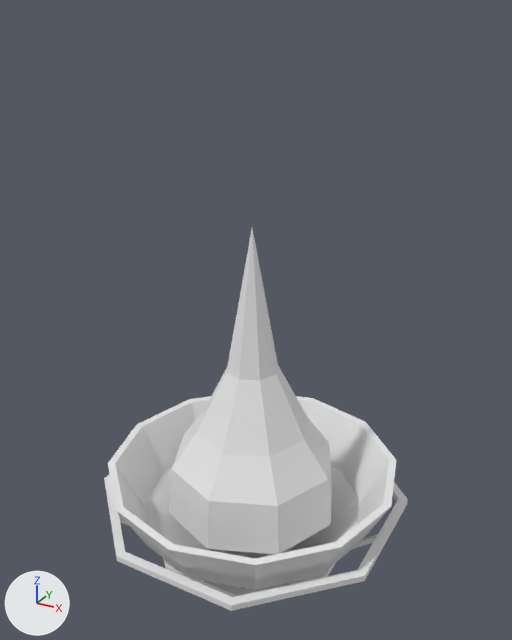
Two versions of the glTF model Assets/3D/Altar.glb, one commit apart.
The view is the same before and after, from a camera (50 mm lens) standing at (4.75, -8.52, 8.96) and looking at (-0.01, 0.13, 4.63). Every picture has the same lights, and +X, +Y and +Z are marked at lower left. The older version comes first. Vertices at exactly the same position are counted once.

Before the edit, the objects in view are built like this:
```python
me_plane = bpy.data.meshes.new('Plane')
me_plane.from_pydata(...)  # 465 vertices, 762 faces; spans x -2.37..2.37, y -2.37..2.37, z 0.01..6.14
# faces by material slot: [544, 140, 78]
me_plane.materials.append(mat_metal1)  # white #e7e7e7
me_plane.materials.append(mat_metal2)  # white #e7e7e7
me_plane.materials.append(mat_fire)  # white #e7e7e7
ob_altarmodel = bpy.data.objects.new('AltarModel', me_plane)
ob_altarmodel.location = (0.0, 0.0, 0.0)
```
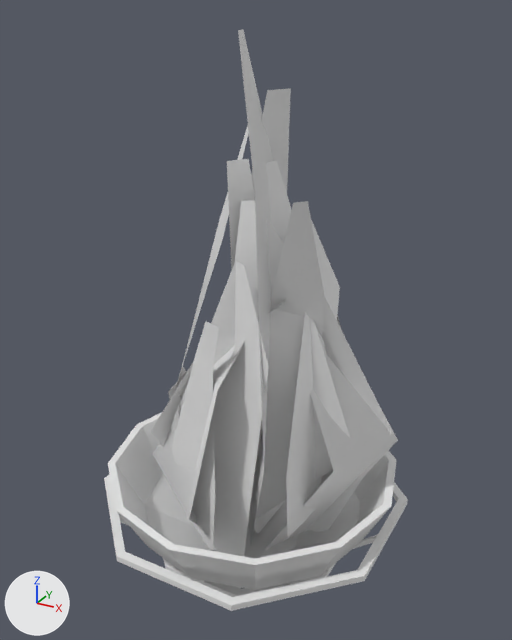
The edits, one by one:
me_plane is used by ob_altarmodel; location (0.0, 0.0, 0.0).
me_plane had 465 vertices, 762 faces and spanned x -2.37..2.37, y -2.37..2.37, z 0.01..6.14.
me_plane now has 548 vertices, 778 faces and spans x -2.37..2.37, y -2.37..2.37, z 0.01..8.71.
me_plane part 1: the loose piece of 41 vertices spanning x -1.43..1.43, y -1.43..1.43, z 0.68..6.14 is rebuilt with 8 vertices and now spans x -1.39..0.37, y -0.85..1.38, z 0.84..7.11.
Part 2, on me_plane:
116 vertices are added at x -1.59..2.21, y -1.69..1.65, z 0.83..8.71.
88 new faces join them, mat_fire (white #e7e7e7).

Changed parts and their boxes [x1, y1, x2, y2] in the pictures (512 x 640 px):
'AltarModel', reshaped (52% taller)
    before: [104, 228, 408, 611]
    after: [104, 29, 408, 611]
part 1 of me_plane, rebuilt
    before: [169, 228, 332, 554]
    after: [151, 159, 255, 448]
part 2 of me_plane, added
    after: [153, 29, 398, 556]
